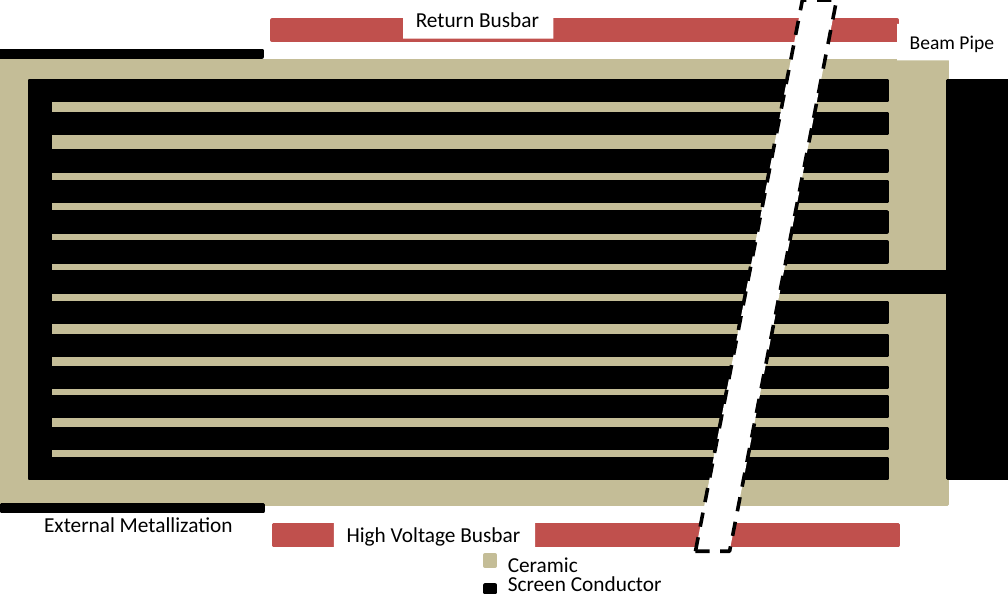
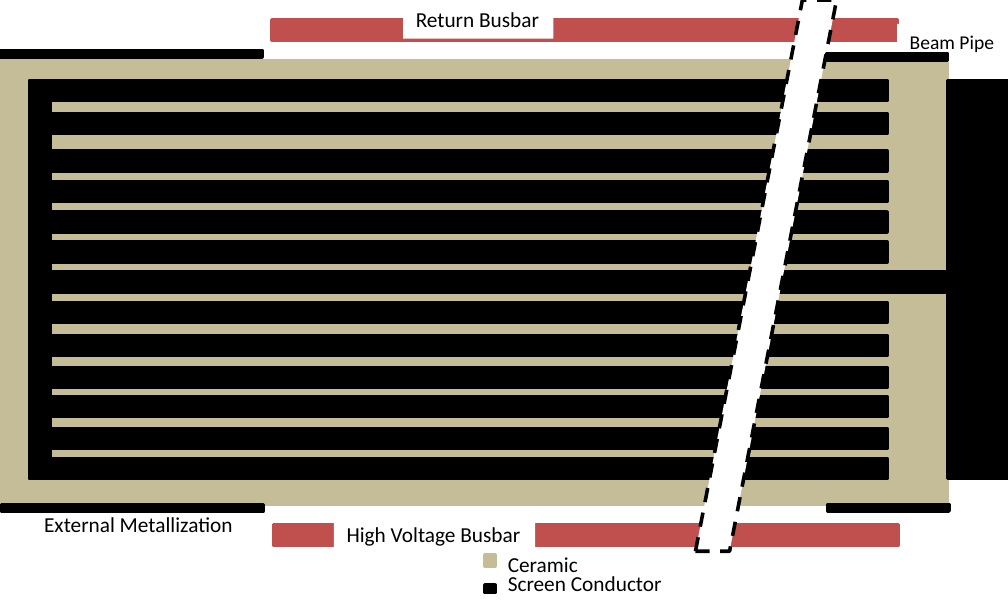
Before and after one commit to Tontonis/Thesis_the_second, a slide deck: slide 1 of LHC_MKI/figures/mki-design-layouts/alternative_screen_design.pptx. Drawn at 1008x605 pixels with LibreOffice and Linux fonts; fonts in the diff are those of the drawing. Boxes give left, top, right and bottom in pixels: in the first picture for what was removed or moved away, otherwise in the second. Text is boxed around its words. In the diff, an @@ line names an element or a change of style, - is before the commit and + after.

```diff
--- a/LHC_MKI/figures/mki-design-layouts/alternative_screen_design.pptx
+++ b/LHC_MKI/figures/mki-design-layouts/alternative_screen_design.pptx
@@ rectangle added at [826,54,948,60], fill #000000, outline #000000 2 pt @@
@@ rectangle added at [828,504,949,510], fill #000000, outline #000000 2 pt @@
```
Also in this commit, not shown: 24 other files.
